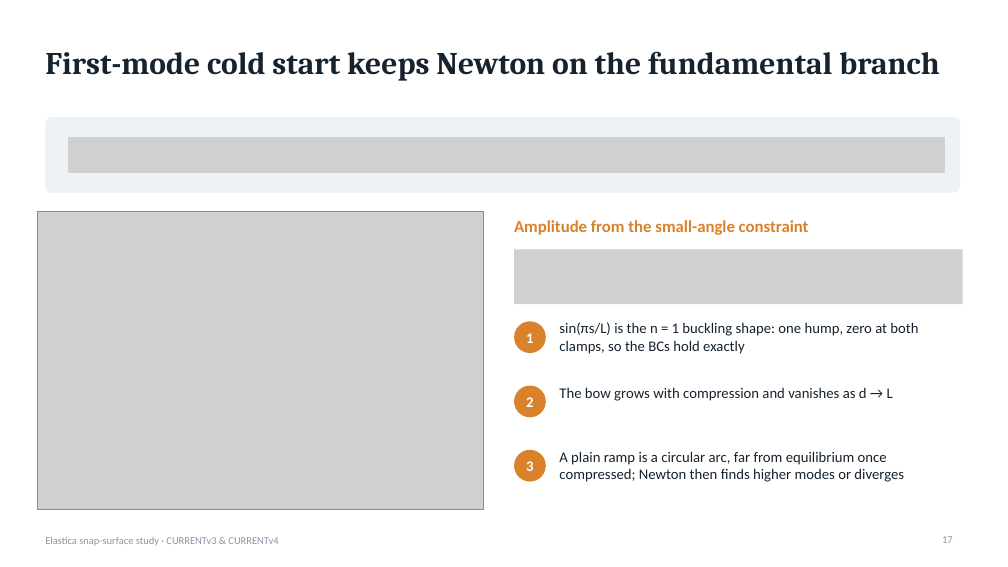
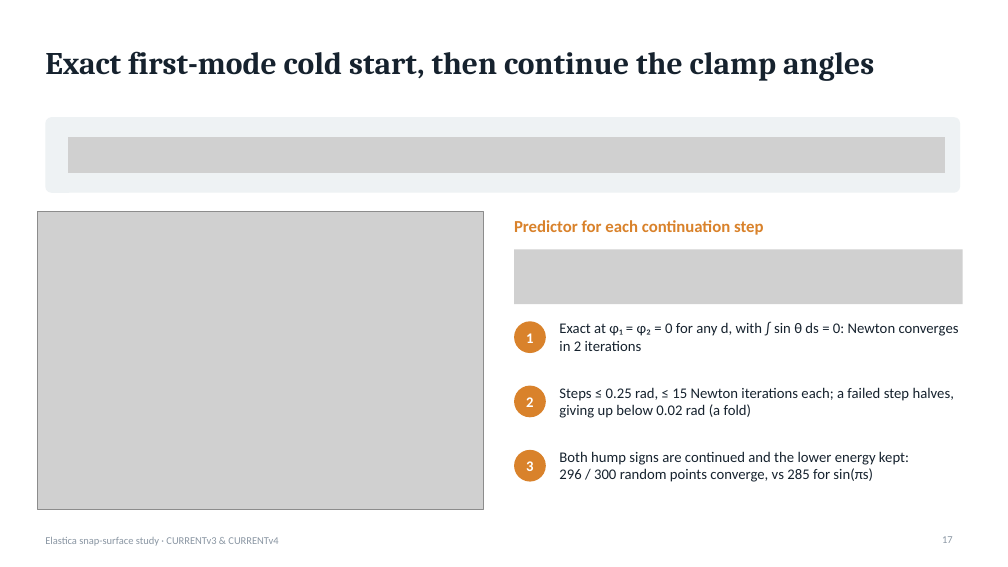
Before and after one commit to grraxx/elastica, a slide deck: slide 17 of presentation/elastica_snap_surface.pptx. Drawn at 1008x567 pixels with LibreOffice and Linux fonts; fonts in the diff are those of the drawing; grey boxes stand for pictures. Boxes give left, top, right and bottom in pixels: in the first picture for what was removed or moved away, otherwise in the second. Text is boxed around its words. In the diff, an @@ line names an element or a change of style, - is before the commit and + after.

```diff
--- a/presentation/elastica_snap_surface.pptx
+++ b/presentation/elastica_snap_surface.pptx
@@ title at <box>45,51,874,81</box>: text changed @@
-First-mode cold start keeps Newton on the fundamental branch
+Exact first-mode cold start, then continue the clamp angles
@@ text at <box>514,220,764,235</box>: text changed @@
-Amplitude from the small-angle constraint
+Predictor for each continuation step
@@ text at <box>559,322,959,351</box>: text changed @@
-sin(πs/L) is the n = 1 buckling shape: one hump, zero at both clamps, so the BCs hold exactly
+Exact at φ₁ = φ₂ = 0 for any d, with ∫ sin θ ds = 0: Newton converges in 2 iterations
@@ text at <box>559,387,954,418</box>: text changed @@
-The bow grows with compression and vanishes as d → L
+Steps ≤ 0.25 rad, ≤ 15 Newton iterations each; a failed step halves, giving up below 0.02 rad (a fold)
@@ text at <box>559,451,909,482</box>: text changed @@
-A plain ramp is a circular arc, far from equilibrium once compressed; Newton then finds higher modes or diverges
+Both hump signs are continued and the lower energy kept: 296 / 300 random points converge, vs 285 for sin(πs)
```
Also in this commit, not shown: 5 other slides changed, 1 slide added, 3 other files.
